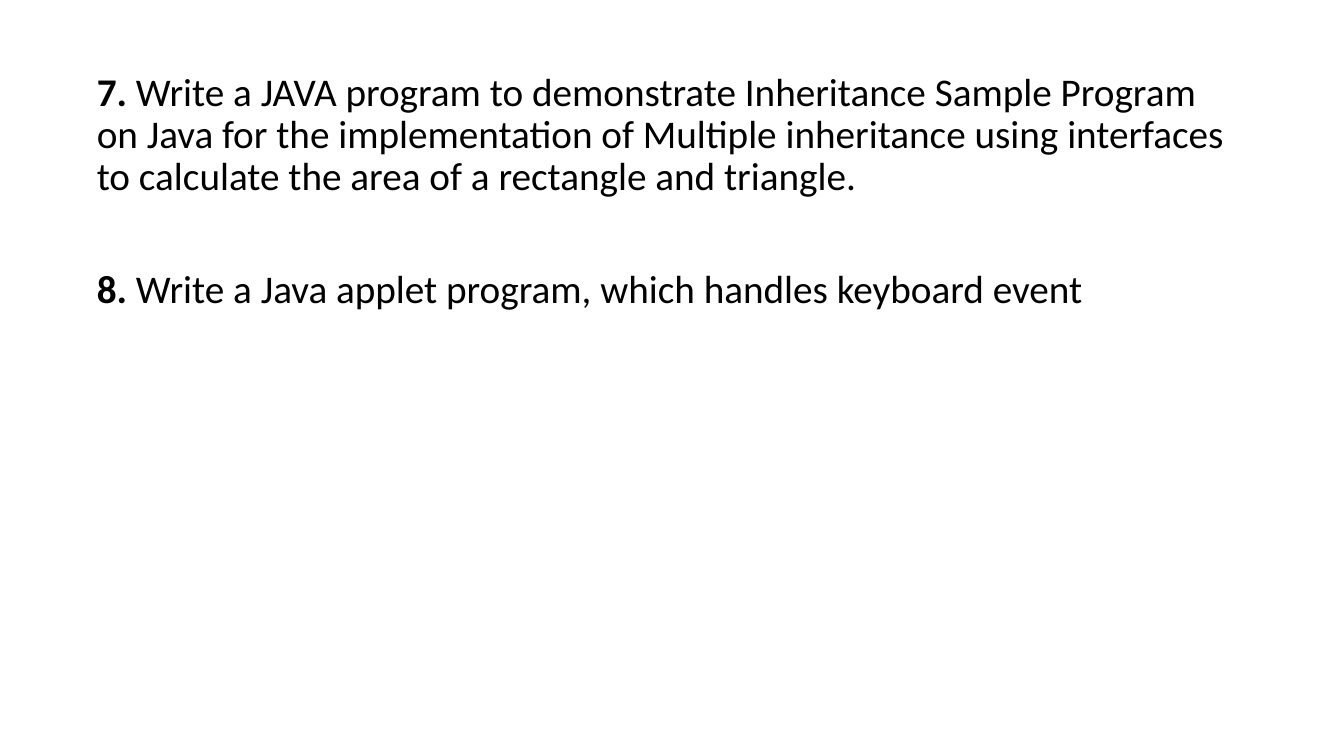
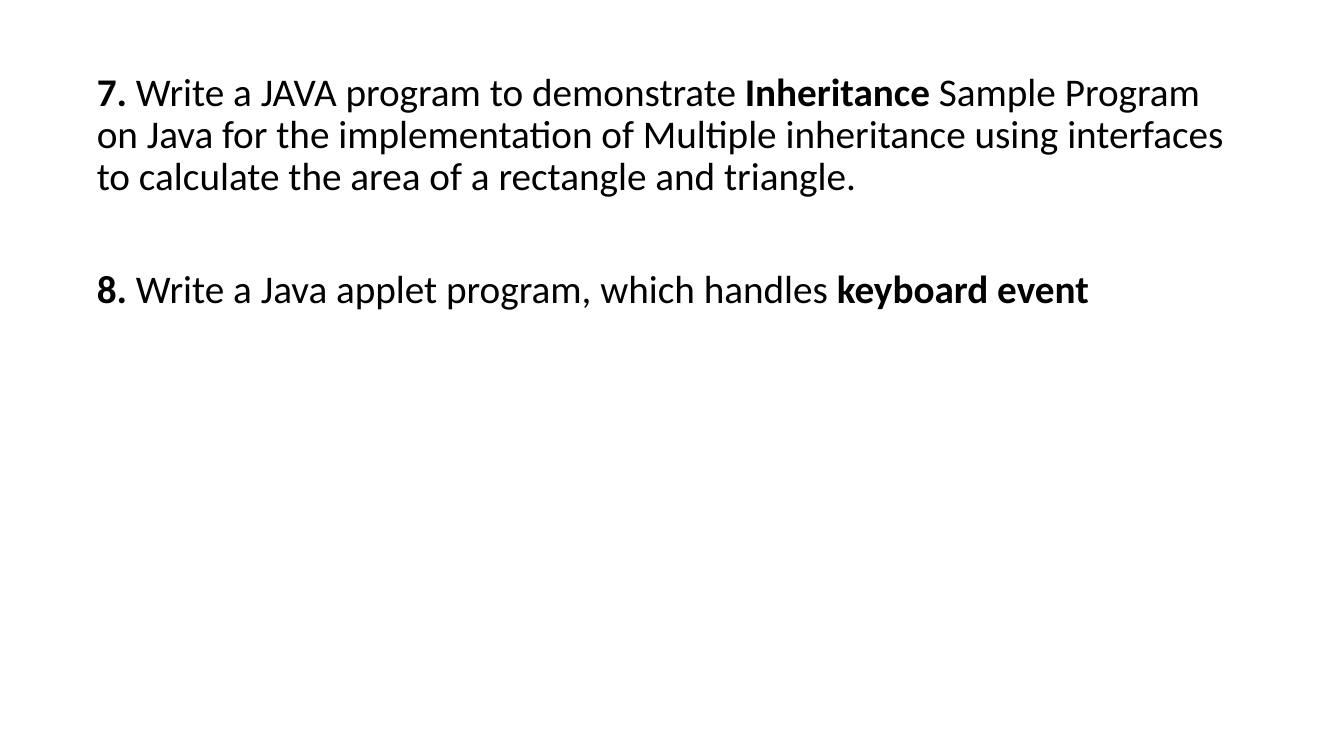
Before and after one commit to PRAMOD-VISHNU-NAIK/MCA-2nd-Sem-Shridevi-College, a slide deck: slide 7 of Theory Class-Notes/Java MCA-2.pptx. Drawn at 1344x756 pixels with LibreOffice and Linux fonts; fonts in the diff are those of the drawing. Boxes give left, top, right and bottom in pixels: in the first picture for what was removed or moved away, otherwise in the second. Text is boxed around its words. In the diff, an @@ line names an element or a change of style, - is before the commit and + after.

```diff
--- a/Theory Class-Notes/Java MCA-2.pptx
+++ b/Theory Class-Notes/Java MCA-2.pptx
@@ text "7. Write a JAVA program ..." at [97,78,1223,310]: bold on in "Inheritance", "keyboard event" @@
```
Also in this commit, not shown: 2 other slides changed, 3 slides added, 2 slides removed, 1 other file.
